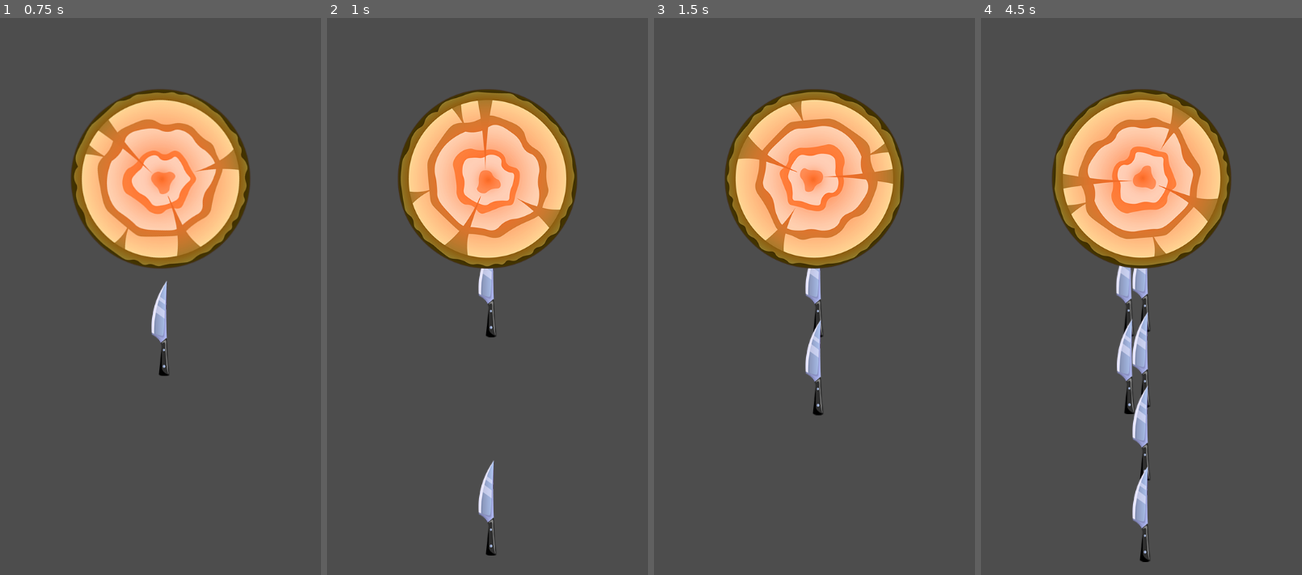
Above: before the commit, frames 1-4 (left to right).
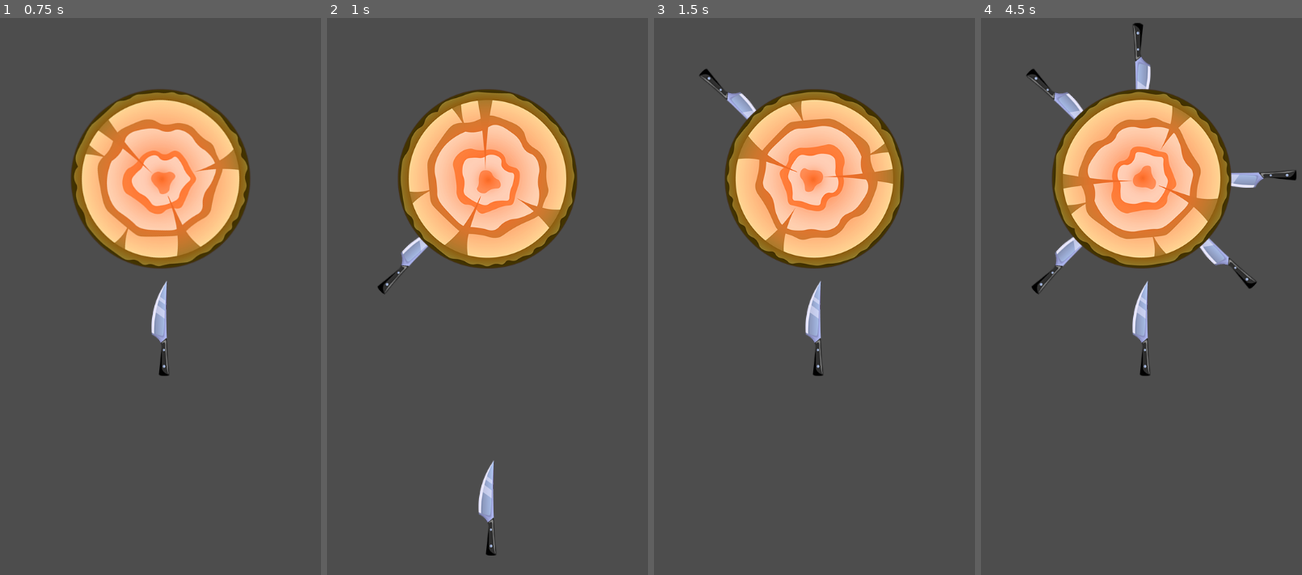
Above: after the commit, the same moments.

Repository: Phobos25/godot-mobile-games
Game: Godot game, scene res://elements/scenes/game.tscn
Same seed, same stepped clock (60 frames per second), same inputs: the game is played once before the commit and once after it. The project has no main scene, so this scene is started directly.
Inputs (mouse positions are in pixels of both pictures, inside the frame that each line leads up to):
- Up to frame 1 (0.75 s): move the mouse to (256, 235) at 0.52 s; click (256, 235) at 0.67 s
- Up to frame 2 (1 s): no input
- Up to frame 3 (1.5 s): move the mouse to (727, 302) at 1.27 s; click (727, 302) at 1.42 s
- Up to frame 4 (4.5 s): move the mouse to (1183, 123) at 2.02 s; click (1183, 123) at 2.17 s; move the mouse to (1119, 396) at 2.77 s; click (1119, 396) at 2.92 s; move the mouse to (1269, 363) at 3.52 s; click (1269, 363) at 3.67 s; move the mouse to (1013, 173) at 4.27 s; click (1013, 173) at 4.42 s

Frame 1 is identical in both runs. In frame 2, 0.7% of the frame differs, in the area x 15-53%, y 39-58%; in frame 3, 1.3%; in frame 4, 4.5%, in the area x 14-99%, y 0-98%.

Commit message:
-add knife hitting the target

Diff:
--- a/elements/knife/knife.gd
+++ b/elements/knife/knife.gd
@@ -6,7 +6,20 @@
 func _physics_process(delta:float):
 	if is_flying:
 		var collision = move_and_collide(Vector2.UP * speed * delta)
-	pass
+		if collision:
+			handle_collision(collision)
 
 func throw():
 	is_flying = true
+
+func handle_collision(collision: KinematicCollision2D):
+	var collider := collision.get_collider()
+	if collider is Target:
+		add_knife_to_target(collider)
+		is_flying = false
+
+func add_knife_to_target(target: Target):
+	get_parent().remove_child(self)
+	global_position = Target.KNIFE_POSITION
+	rotation = 0
+	target.add_object_with_pivot(self, -target.rotation)
--- a/elements/targets/target/target.gd
+++ b/elements/targets/target/target.gd
@@ -1,7 +1,20 @@
 extends CharacterBody2D
+class_name Target
 
+const KNIFE_POSITION = Vector2(0, 180)
+
+# 2 PI is full circle -> 1 PI is half circle
 var speed := PI
-# 2 PI is full circle -> 1 PI is half circle
+
+#container to hold knifes
+@onready var items_container := $ItemsContainer
 
 func _physics_process(delta: float):
 	rotation += speed*delta
+
+# function to rotate knifes. object_rotation is angle in radians
+func add_object_with_pivot(object: Node2D, object_rotation: float):
+	var pivot := Node2D.new()
+	pivot.rotation = object_rotation
+	pivot.add_child(object)
+	items_container.add_child(pivot)
--- a/elements/targets/target/target.tscn
+++ b/elements/targets/target/target.tscn
@@ -16,3 +16,6 @@
 
 [node name="CollisionShape2D" type="CollisionShape2D" parent="."]
 shape = SubResource("CircleShape2D_grj7u")
+
+[node name="ItemsContainer" type="Node2D" parent="."]
+show_behind_parent = true
